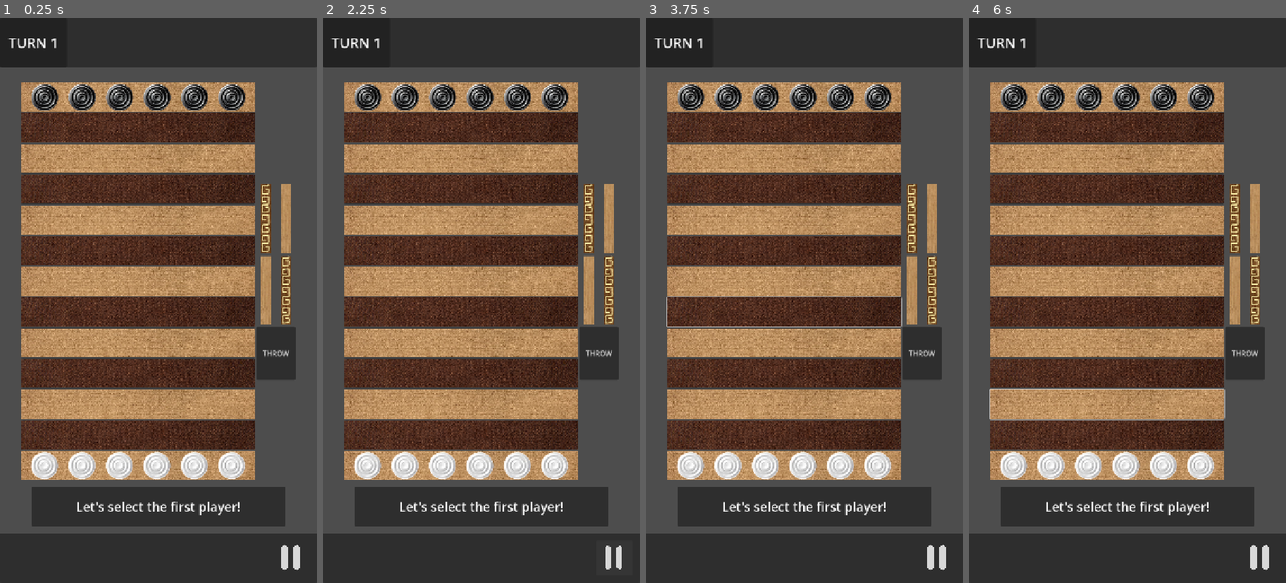
Above: before the commit, frames 1-4 (left to right).
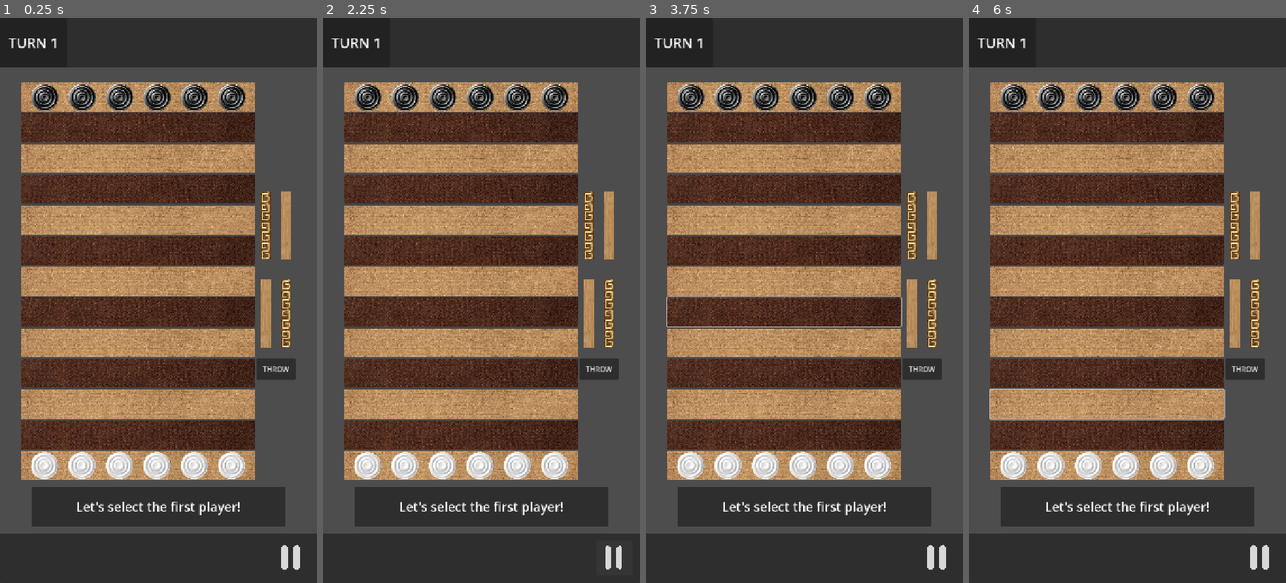
Above: after the commit, the same moments.

Repository: LeYohan-rgb/trad-games-hub
Game: Godot game, scene res://Scenes/bul_room.tscn
Two runs of this game, one before a commit and one after it. Both use one fixed random seed, a clock stepped at 60 frames per second and the inputs below. This scene is started directly instead of the project's main scene.
Inputs (mouse positions are in pixels of both pictures, inside the frame that each line leads up to):
- Up to frame 1 (0.25 s): no input
- Up to frame 2 (2.25 s): click (462, 97) at 0.52 s; click "THROW" at 1.25 s; click (614, 560) at 2 s
- Up to frame 3 (3.75 s): tap Enter at 2.75 s; move the mouse to (874, 272) at 2.77 s; hold Right 2.78-3.53 s; tap Alt at 2.85 s; click (874, 272) at 2.92 s; tap Space at 3.5 s; move the mouse to (741, 328) at 3.52 s; hold Down from 3.53 s (still down); tap Shift at 3.6 s
- Up to frame 4 (6 s): tap Enter at 4.25, 5.75 s; move the mouse to (1159, 176) at 4.27 s; release Down at 4.28 s; hold Right 4.28-5.03 s; tap Alt at 4.35, 5.85 s; tap Space at 5 s; move the mouse to (1111, 413) at 5.02 s; hold Up 5.03-5.78 s; tap Shift at 5.1 s; click (1111, 413) at 5.17 s; move the mouse to (1222, 385) at 5.77 s; hold Left from 5.78 s (still down)

The runs differ from the first frame. In frame 1, 1.3% of the frame differs, in the area x 81-94%, y 29-63%; in frame 2, 1.3%; in frame 3, 1.3%; in frame 4, 1.4%, in the area x 6-94%, y 29-71%.
Error after the commit: Attempt to call function 'get_node' in base 'null instance' on a null instance. (res://Scripts/bul_room.gd:80)

Commit message:
Defining a function to change the graphics of the board according to the game state

Diff:
--- a/Scenes/bul_room.tscn
+++ b/Scenes/bul_room.tscn
@@ -89,252 +89,291 @@
 size_flags_horizontal = 3
 size_flags_stretch_ratio = 3.0
 
-[node name="HBoxContainer" type="Panel" parent="main_container/board_container" unique_id=114139248]
-layout_mode = 2
-size_flags_vertical = 3
-
-[node name="Button" type="Button" parent="main_container/board_container/HBoxContainer" unique_id=613915924]
-layout_mode = 0
-offset_right = 531.0
-offset_bottom = 66.0
-size_flags_horizontal = 3
-theme_override_font_sizes/font_size = 36
-alignment = 0
-icon_alignment = 1
-expand_icon = true
-
-[node name="Sprite2D" type="Sprite2D" parent="main_container/board_container/HBoxContainer" unique_id=1532766503]
+[node name="Row13" type="Panel" parent="main_container/board_container" unique_id=114139248]
+layout_mode = 2
+size_flags_vertical = 3
+
+[node name="Sprite2D" type="Sprite2D" parent="main_container/board_container/Row13" unique_id=1532766503]
 position = Vector2(265.5, 33)
 scale = Vector2(0.5, 0.5)
 texture = ExtResource("2_i7i8d")
 
-[node name="HBoxContainer2" type="Panel" parent="main_container/board_container" unique_id=377302498]
-layout_mode = 2
-size_flags_vertical = 3
-
-[node name="Button" type="Button" parent="main_container/board_container/HBoxContainer2" unique_id=566727423]
-layout_mode = 0
-offset_right = 531.0
-offset_bottom = 66.0
-size_flags_horizontal = 3
-theme_override_font_sizes/font_size = 36
-alignment = 0
-icon_alignment = 1
-expand_icon = true
-
-[node name="Sprite2D" type="Sprite2D" parent="main_container/board_container/HBoxContainer2" unique_id=420338200]
+[node name="Button" type="Button" parent="main_container/board_container/Row13" unique_id=1840047621]
+layout_mode = 0
+offset_right = 531.0
+offset_bottom = 66.0
+size_flags_horizontal = 3
+theme_override_colors/font_color = Color(1, 1, 1, 1)
+theme_override_colors/font_outline_color = Color(0.958734, 0.5909437, 0.21333742, 1)
+theme_override_constants/outline_size = 10
+theme_override_font_sizes/font_size = 36
+flat = true
+icon_alignment = 1
+expand_icon = true
+
+[node name="Row12" type="Panel" parent="main_container/board_container" unique_id=377302498]
+layout_mode = 2
+size_flags_vertical = 3
+
+[node name="Sprite2D" type="Sprite2D" parent="main_container/board_container/Row12" unique_id=420338200]
 position = Vector2(265.5, 33)
 scale = Vector2(0.5, 0.5)
 texture = ExtResource("3_370nd")
 
-[node name="HBoxContainer3" type="Panel" parent="main_container/board_container" unique_id=559765025]
-layout_mode = 2
-size_flags_vertical = 3
-
-[node name="Button" type="Button" parent="main_container/board_container/HBoxContainer3" unique_id=1480514913]
-layout_mode = 0
-offset_right = 531.0
-offset_bottom = 66.0
-size_flags_horizontal = 3
-theme_override_font_sizes/font_size = 36
-alignment = 0
-icon_alignment = 1
-expand_icon = true
-
-[node name="Sprite2D" type="Sprite2D" parent="main_container/board_container/HBoxContainer3" unique_id=1652902451]
+[node name="Button" type="Button" parent="main_container/board_container/Row12" unique_id=2011065713]
+layout_mode = 0
+offset_right = 531.0
+offset_bottom = 66.0
+size_flags_horizontal = 3
+theme_override_colors/font_color = Color(1, 1, 1, 1)
+theme_override_colors/font_outline_color = Color(0.958734, 0.5909437, 0.21333742, 1)
+theme_override_constants/outline_size = 10
+theme_override_font_sizes/font_size = 36
+flat = true
+icon_alignment = 1
+expand_icon = true
+
+[node name="Row11" type="Panel" parent="main_container/board_container" unique_id=559765025]
+layout_mode = 2
+size_flags_vertical = 3
+
+[node name="Sprite2D" type="Sprite2D" parent="main_container/board_container/Row11" unique_id=1652902451]
 position = Vector2(265.5, 33)
 scale = Vector2(0.5, 0.5)
 texture = ExtResource("4_kvfss")
 
-[node name="HBoxContainer4" type="Panel" parent="main_container/board_container" unique_id=85371662]
-layout_mode = 2
-size_flags_vertical = 3
-
-[node name="Button" type="Button" parent="main_container/board_container/HBoxContainer4" unique_id=1619714111]
-layout_mode = 0
-offset_right = 531.0
-offset_bottom = 66.0
-size_flags_horizontal = 3
-theme_override_font_sizes/font_size = 36
-alignment = 0
-icon_alignment = 1
-expand_icon = true
-
-[node name="Sprite2D" type="Sprite2D" parent="main_container/board_container/HBoxContainer4" unique_id=1918034332]
+[node name="Button" type="Button" parent="main_container/board_container/Row11" unique_id=284152110]
+layout_mode = 0
+offset_right = 531.0
+offset_bottom = 66.0
+size_flags_horizontal = 3
+theme_override_colors/font_color = Color(1, 1, 1, 1)
+theme_override_colors/font_outline_color = Color(0.958734, 0.5909437, 0.21333742, 1)
+theme_override_constants/outline_size = 10
+theme_override_font_sizes/font_size = 36
+flat = true
+icon_alignment = 1
+expand_icon = true
+
+[node name="Row10" type="Panel" parent="main_container/board_container" unique_id=85371662]
+layout_mode = 2
+size_flags_vertical = 3
+
+[node name="Sprite2D" type="Sprite2D" parent="main_container/board_container/Row10" unique_id=1918034332]
 position = Vector2(265.5, 33)
 scale = Vector2(0.5, 0.5)
 texture = ExtResource("3_370nd")
 
-[node name="HBoxContainer5" type="Panel" parent="main_container/board_container" unique_id=1946474717]
-layout_mode = 2
-size_flags_vertical = 3
-
-[node name="Button" type="Button" parent="main_container/board_container/HBoxContainer5" unique_id=535162952]
-layout_mode = 0
-offset_right = 531.0
-offset_bottom = 66.0
-size_flags_horizontal = 3
-theme_override_font_sizes/font_size = 36
-alignment = 0
-icon_alignment = 1
-expand_icon = true
-
-[node name="Sprite2D" type="Sprite2D" parent="main_container/board_container/HBoxContainer5" unique_id=1538556993]
+[node name="Button" type="Button" parent="main_container/board_container/Row10" unique_id=512778505]
+layout_mode = 0
+offset_right = 531.0
+offset_bottom = 66.0
+size_flags_horizontal = 3
+theme_override_colors/font_color = Color(1, 1, 1, 1)
+theme_override_colors/font_outline_color = Color(0.958734, 0.5909437, 0.21333742, 1)
+theme_override_constants/outline_size = 10
+theme_override_font_sizes/font_size = 36
+flat = true
+icon_alignment = 1
+expand_icon = true
+
+[node name="Row9" type="Panel" parent="main_container/board_container" unique_id=1946474717]
+layout_mode = 2
+size_flags_vertical = 3
+
+[node name="Sprite2D" type="Sprite2D" parent="main_container/board_container/Row9" unique_id=1538556993]
 position = Vector2(265.5, 33)
 scale = Vector2(0.5, 0.5)
 texture = ExtResource("4_kvfss")
 
-[node name="HBoxContainer6" type="Panel" parent="main_container/board_container" unique_id=1196125770]
-layout_mode = 2
-size_flags_vertical = 3
-
-[node name="Button" type="Button" parent="main_container/board_container/HBoxContainer6" unique_id=2023096934]
-layout_mode = 0
-offset_right = 531.0
-offset_bottom = 66.0
-size_flags_horizontal = 3
-theme_override_font_sizes/font_size = 36
-alignment = 0
-icon_alignment = 1
-expand_icon = true
-
-[node name="Sprite2D" type="Sprite2D" parent="main_container/board_container/HBoxContainer6" unique_id=1757366194]
+[node name="Button" type="Button" parent="main_container/board_container/Row9" unique_id=1955238380]
+layout_mode = 0
+offset_right = 531.0
+offset_bottom = 66.0
+size_flags_horizontal = 3
+theme_override_colors/font_color = Color(1, 1, 1, 1)
+theme_override_colors/font_outline_color = Color(0.958734, 0.5909437, 0.21333742, 1)
+theme_override_constants/outline_size = 10
+theme_override_font_sizes/font_size = 36
+flat = true
+icon_alignment = 1
+expand_icon = true
+
+[node name="Row8" type="Panel" parent="main_container/board_container" unique_id=1196125770]
+layout_mode = 2
+size_flags_vertical = 3
+
+[node name="Sprite2D" type="Sprite2D" parent="main_container/board_container/Row8" unique_id=1757366194]
 position = Vector2(265.5, 33)
 scale = Vector2(0.5, 0.5)
 texture = ExtResource("3_370nd")
 
-[node name="HBoxContainer7" type="Panel" parent="main_container/board_container" unique_id=1134687611]
-layout_mode = 2
-size_flags_vertical = 3
-
-[node name="Button" type="Button" parent="main_container/board_container/HBoxContainer7" unique_id=1621813621]
-layout_mode = 0
-offset_right = 531.0
-offset_bottom = 66.0
-size_flags_horizontal = 3
-theme_override_font_sizes/font_size = 36
-alignment = 0
-icon_alignment = 1
-expand_icon = true
-
-[node name="Sprite2D" type="Sprite2D" parent="main_container/board_container/HBoxContainer7" unique_id=50455575]
+[node name="Button" type="Button" parent="main_container/board_container/Row8" unique_id=1183913839]
+layout_mode = 0
+offset_right = 531.0
+offset_bottom = 66.0
+size_flags_horizontal = 3
+theme_override_colors/font_color = Color(1, 1, 1, 1)
+theme_override_colors/font_outline_color = Color(0.958734, 0.5909437, 0.21333742, 1)
+theme_override_constants/outline_size = 10
+theme_override_font_sizes/font_size = 36
+flat = true
+icon_alignment = 1
+expand_icon = true
+
+[node name="Row7" type="Panel" parent="main_container/board_container" unique_id=1134687611]
+layout_mode = 2
+size_flags_vertical = 3
+
+[node name="Sprite2D" type="Sprite2D" parent="main_container/board_container/Row7" unique_id=50455575]
 position = Vector2(265.5, 33)
 scale = Vector2(0.5, 0.5)
 texture = ExtResource("4_kvfss")
 
-[node name="HBoxContainer8" type="Panel" parent="main_container/board_container" unique_id=400625392]
-layout_mode = 2
-size_flags_vertical = 3
-
-[node name="Button" type="Button" parent="main_container/board_container/HBoxContainer8" unique_id=1584626232]
-layout_mode = 0
-offset_right = 531.0
-offset_bottom = 66.0
-size_flags_horizontal = 3
-theme_override_font_sizes/font_size = 36
-alignment = 0
-icon_alignment = 1
-expand_icon = true
-
-[node name="Sprite2D" type="Sprite2D" parent="main_container/board_container/HBoxContainer8" unique_id=716034033]
+[node name="Button" type="Button" parent="main_container/board_container/Row7" unique_id=1019831637]
+layout_mode = 0
+offset_right = 531.0
+offset_bottom = 66.0
+size_flags_horizontal = 3
+theme_override_colors/font_color = Color(1, 1, 1, 1)
+theme_override_colors/font_outline_color = Color(0.958734, 0.5909437, 0.21333742, 1)
+theme_override_constants/outline_size = 10
+theme_override_font_sizes/font_size = 36
+flat = true
+icon_alignment = 1
+expand_icon = true
+
+[node name="Row6" type="Panel" parent="main_container/board_container" unique_id=400625392]
+layout_mode = 2
+size_flags_vertical = 3
+
+[node name="Sprite2D" type="Sprite2D" parent="main_container/board_container/Row6" unique_id=716034033]
 position = Vector2(265.5, 33)
 scale = Vector2(0.5, 0.5)
 texture = ExtResource("3_370nd")
 
-[node name="HBoxContainer9" type="Panel" parent="main_container/board_container" unique_id=739291564]
-layout_mode = 2
-size_flags_vertical = 3
-
-[node name="Button" type="Button" parent="main_container/board_container/HBoxContainer9" unique_id=1508205169]
-layout_mode = 0
-offset_right = 531.0
-offset_bottom = 66.0
-size_flags_horizontal = 3
-theme_override_font_sizes/font_size = 36
-alignment = 0
-icon_alignment = 1
-expand_icon = true
-
-[node name="Sprite2D" type="Sprite2D" parent="main_container/board_container/HBoxContainer9" unique_id=288707336]
+[node name="Button" type="Button" parent="main_container/board_container/Row6" unique_id=1536397518]
+layout_mode = 0
+offset_right = 531.0
+offset_bottom = 66.0
+size_flags_horizontal = 3
+theme_override_colors/font_color = Color(1, 1, 1, 1)
+theme_override_colors/font_outline_color = Color(0.958734, 0.5909437, 0.21333742, 1)
+theme_override_constants/outline_size = 10
+theme_override_font_sizes/font_size = 36
+flat = true
+icon_alignment = 1
+expand_icon = true
+
+[node name="Row5" type="Panel" parent="main_container/board_container" unique_id=739291564]
+layout_mode = 2
+size_flags_vertical = 3
+
+[node name="Sprite2D" type="Sprite2D" parent="main_container/board_container/Row5" unique_id=288707336]
 position = Vector2(265.5, 33)
 scale = Vector2(0.5, 0.5)
 texture = ExtResource("4_kvfss")
 
-[node name="HBoxContainer10" type="Panel" parent="main_container/board_container" unique_id=49406910]
-layout_mode = 2
-size_flags_vertical = 3
-
-[node name="Button" type="Button" parent="main_container/board_container/HBoxContainer10" unique_id=1296089318]
-layout_mode = 0
-offset_right = 531.0
-offset_bottom = 66.0
-size_flags_horizontal = 3
-theme_override_font_sizes/font_size = 36
-alignment = 0
-icon_alignment = 1
-expand_icon = true
-
-[node name="Sprite2D" type="Sprite2D" parent="main_container/board_container/HBoxContainer10" unique_id=1307663838]
+[node name="Button" type="Button" parent="main_container/board_container/Row5" unique_id=1729812468]
+layout_mode = 0
+offset_right = 531.0
+offset_bottom = 66.0
+size_flags_horizontal = 3
+theme_override_colors/font_color = Color(1, 1, 1, 1)
+theme_override_colors/font_outline_color = Color(0.958734, 0.5909437, 0.21333742, 1)
+theme_override_constants/outline_size = 10
+theme_override_font_sizes/font_size = 36
+flat = true
+icon_alignment = 1
+expand_icon = true
+
+[node name="Row4" type="Panel" parent="main_container/board_container" unique_id=49406910]
+layout_mode = 2
+size_flags_vertical = 3
+
+[node name="Sprite2D" type="Sprite2D" parent="main_container/board_container/Row4" unique_id=1307663838]
 position = Vector2(265.5, 33)
 scale = Vector2(0.5, 0.5)
 texture = ExtResource("3_370nd")
 
-[node name="HBoxContainer11" type="Panel" parent="main_container/board_container" unique_id=1954041186]
-layout_mode = 2
-size_flags_vertical = 3
-
-[node name="Button" type="Button" parent="main_container/board_container/HBoxContainer11" unique_id=736870863]
-layout_mode = 0
-offset_right = 531.0
-offset_bottom = 66.0
-size_flags_horizontal = 3
-theme_override_font_sizes/font_size = 36
-alignment = 0
-icon_alignment = 1
-expand_icon = true
-
-[node name="Sprite2D" type="Sprite2D" parent="main_container/board_container/HBoxContainer11" unique_id=1784997322]
+[node name="Button" type="Button" parent="main_container/board_container/Row4" unique_id=935340951]
+layout_mode = 0
+offset_right = 531.0
+offset_bottom = 66.0
+size_flags_horizontal = 3
+theme_override_colors/font_color = Color(1, 1, 1, 1)
+theme_override_colors/font_outline_color = Color(0.958734, 0.5909437, 0.21333742, 1)
+theme_override_constants/outline_size = 10
+theme_override_font_sizes/font_size = 36
+flat = true
+icon_alignment = 1
+expand_icon = true
+
+[node name="Row3" type="Panel" parent="main_container/board_container" unique_id=1954041186]
+layout_mode = 2
+size_flags_vertical = 3
+
+[node name="Sprite2D" type="Sprite2D" parent="main_container/board_container/Row3" unique_id=1784997322]
 position = Vector2(265.5, 33)
 scale = Vector2(0.5, 0.5)
 texture = ExtResource("4_kvfss")
 
-[node name="HBoxContainer12" type="Panel" parent="main_container/board_container" unique_id=1876368359]
-layout_mode = 2
-size_flags_vertical = 3
-
-[node name="Button" type="Button" parent="main_container/board_container/HBoxContainer12" unique_id=620791648]
-layout_mode = 0
-offset_right = 531.0
-offset_bottom = 66.0
-size_flags_horizontal = 3
-theme_override_font_sizes/font_size = 36
-alignment = 0
-icon_alignment = 1
-expand_icon = true
-
-[node name="Sprite2D" type="Sprite2D" parent="main_container/board_container/HBoxContainer12" unique_id=427650176]
+[node name="Button" type="Button" parent="main_container/board_container/Row3" unique_id=661467723]
+layout_mode = 0
+offset_right = 531.0
+offset_bottom = 66.0
+size_flags_horizontal = 3
+theme_override_colors/font_color = Color(1, 1, 1, 1)
+theme_override_colors/font_outline_color = Color(0.958734, 0.5909437, 0.21333742, 1)
+theme_override_constants/outline_size = 10
+theme_override_font_sizes/font_size = 36
+flat = true
+icon_alignment = 1
+expand_icon = true
+
+[node name="Row2" type="Panel" parent="main_container/board_container" unique_id=1876368359]
+layout_mode = 2
+size_flags_vertical = 3
+
+[node name="Sprite2D" type="Sprite2D" parent="main_container/board_container/Row2" unique_id=427650176]
 position = Vector2(265.5, 33)
 scale = Vector2(0.5, 0.5)
 texture = ExtResource("3_370nd")
 
-[node name="HBoxContainer13" type="Panel" parent="main_container/board_container" unique_id=62097218]
-layout_mode = 2
-size_flags_vertical = 3
-
-[node name="Button" type="Button" parent="main_container/board_container/HBoxContainer13" unique_id=1989064563]
-layout_mode = 0
-offset_right = 531.0
-offset_bottom = 66.0
-size_flags_horizontal = 3
-theme_override_font_sizes/font_size = 36
-alignment = 0
-icon_alignment = 1
-expand_icon = true
-
-[node name="Sprite2D" type="Sprite2D" parent="main_container/board_container/HBoxContainer13" unique_id=2032201999]
+[node name="Button" type="Button" parent="main_container/board_container/Row2" unique_id=1799242350]
+layout_mode = 0
+offset_right = 531.0
+offset_bottom = 66.0
+size_flags_horizontal = 3
+theme_override_colors/font_color = Color(1, 1, 1, 1)
+theme_override_colors/font_outline_color = Color(0.958734, 0.5909437, 0.21333742, 1)
+theme_override_constants/outline_size = 10
+theme_override_font_sizes/font_size = 36
+flat = true
+icon_alignment = 1
+expand_icon = true
+
+[node name="Row1" type="Panel" parent="main_container/board_container" unique_id=62097218]
+layout_mode = 2
+size_flags_vertical = 3
+
+[node name="Sprite2D" type="Sprite2D" parent="main_container/board_container/Row1" unique_id=2032201999]
 position = Vector2(265.5, 33)
 scale = Vector2(0.5, 0.5)
 texture = ExtResource("4_370nd")
+
+[node name="Button" type="Button" parent="main_container/board_container/Row1" unique_id=761979402]
+layout_mode = 0
+offset_right = 531.0
+offset_bottom = 66.0
+size_flags_horizontal = 3
+theme_override_colors/font_color = Color(1, 1, 1, 1)
+theme_override_colors/font_outline_color = Color(0.958734, 0.5909437, 0.21333742, 1)
+theme_override_constants/outline_size = 10
+theme_override_font_sizes/font_size = 36
+flat = true
+icon_alignment = 1
+expand_icon = true
 
 [node name="sticks_container" type="VBoxContainer" parent="main_container" unique_id=1639010885]
 layout_mode = 2
@@ -425,7 +464,7 @@
 [node name="throw_btn" type="Button" parent="main_container/sticks_container/VBoxContainer" unique_id=1089594756]
 layout_mode = 2
 size_flags_vertical = 3
-size_flags_stretch_ratio = 0.75
+size_flags_stretch_ratio = 0.25
 text = "THROW"
 
 [node name="bottom_space" type="Control" parent="main_container/sticks_container" unique_id=145791323]
--- a/Scripts/adjiboto_room.gd
+++ b/Scripts/adjiboto_room.gd
@@ -34,6 +34,7 @@
 var max_time_per_stone : float = 0.25
 
 
+var game_started : bool = false
 var going_to_replay : bool = false
 var holes_used_in_first_stage = []
 var holes_used_in_first_stage_bot = []
@@ -736,7 +737,11 @@
 
 func _on_quit_game_btn_pressed() -> void:
 	if game_paused == true:
-		return
+		if game_started == false and opposite_player_disconnected:
+			quit_game_btn()
+			return
+		else:
+			return
 
 	quit_game_btn()
 
@@ -759,6 +764,7 @@
 	entire_screen.hide()
 	entire_screen.modulate.a = entire_screen_fade_out
 	pause_panel.hide()
+	game_started = false
 	pause_btn.icon = load("res://Graphics/general_icons/pause_icon.png")
 	holes_used_in_first_stage = []
 	holes_used_in_first_stage_bot = []
@@ -773,8 +779,8 @@
 	is_pausing_game = false
 	game_paused = false
 	if not going_to_replay:
-		Global.players = []
-		Global.players_game_modes = []
+		Global.players = ["", ""]
+		Global.players_game_modes = [0, 0]
 	going_to_replay = false
 	Global.after_leaving_a_game()
 
@@ -886,6 +892,7 @@
 		await get_tree().create_timer(2.0).timeout
 		game_paused = false
 	message_label.text = "It's " + Global.players[whose_turn] + "'s turn!"
+	game_started = true
 
 
 
@@ -939,6 +946,7 @@
 		message_label.text = "It's " + Global.player_name + "'s turn!"
 	game_paused = false
 	game_resumed.emit()
+	game_started = true
 
 func return_player_or_bot_str(plr : int, is_capitalized : bool) -> String:
 	if plr == 0:
--- a/Scripts/bul_room.gd
+++ b/Scripts/bul_room.gd
@@ -5,20 +5,83 @@
 @onready var message_lbl = $message_container/message_panel/message_label
 
 
+var game_state : Dictionary = { #THE GAME STATE IS RELATIVE. [no, my_or_opp, direction] true -> enemy base.
+	1: [6, "my", true],
+	2: [0, "none", true],
+	3: [0, "none", true],
+	4: [0, "none", true],
+	5: [0, "none", true],
+	6: [0, "none", true],
+	7: [0, "none", true],
+	8: [0, "none", true],
+	9: [0, "none", true],
+	10: [0, "none", true],
+	11: [0, "none", true],
+	12: [0, "none", true],
+	13: [0, "none", true],
+	"my_captured" : 0,
+	"opp_captured" : 0
+}
+
+var row_nodes : Dictionary = { #THIS IS RELATIVE TOO
+	1: $main_container/board_container/Row1,
+	2: $main_container/board_container/Row2,
+	3: $main_container/board_container/Row3,
+	4: $main_container/board_container/Row4,
+	5: $main_container/board_container/Row5,
+	6: $main_container/board_container/Row6,
+	7: $main_container/board_container/Row7,
+	8: $main_container/board_container/Row8,
+	9: $main_container/board_container/Row9,
+	10: $main_container/board_container/Row10,
+	11: $main_container/board_container/Row11,
+	12: $main_container/board_container/Row12,
+	13: $main_container/board_container/Row13
+}
+
 var game_paused = false
 # Called when the node enters the scene tree for the first time.
 func _ready() -> void:
 	set_up()
 
+	if Global.game_mode == 0:
+		multiplayer.peer_disconnected.connect(_on_peer_disconnected)
+		multiplayer.server_disconnected.connect(_on_server_disconnected)
+
+func _on_peer_disconnected():
+	pass
+
+func _on_server_disconnected():
+	pass
+
 func set_up():
 	game_paused = true
 
+	set_up_the_board(game_state)
 	#SET UP PLAYERS NAMES
 	my_plr_lbl.text = return_my_or_opp_plr_string("my")
 	opp_plr_lbl.text = return_my_or_opp_plr_string("opp")
 
 	message_lbl.text = "Let's select the first player!"
 
+func return_is_the_host_str() -> String:
+	if multiplayer.is_server():
+		return "host"
+	else:
+		return "client"
+
+	return ""
+
+func set_up_the_board(current_game_state): #everything dealing with game state is relative
+	if Global.game_mode == 0:
+		if multiplayer.is_server(): #host POV
+			for i in range(1,14):
+				if i in [1, 13]:
+					row_nodes[i].get_node("Sprite2D").texture = load("res://Graphics/bul_game/" + return_is_the_host_str() +  "_pieces_" + str(current_game_state[i][0]) + ".png")
+				else:
+					pass
+		else: #client POV
+			pass
 
 func reset_all_variables():
 	game_paused = false
Binary file added: Graphics/bul_game/client_pieces_0.png
Not shown, added: Graphics/bul_game/client_pieces_0.png.import
Binary file added: Graphics/bul_game/client_pieces_1.png
Not shown, added: Graphics/bul_game/client_pieces_1.png.import
Binary file added: Graphics/bul_game/client_pieces_2.png
Not shown, added: Graphics/bul_game/client_pieces_2.png.import
Binary file added: Graphics/bul_game/client_pieces_3.png
Not shown, added: Graphics/bul_game/client_pieces_3.png.import
Binary file added: Graphics/bul_game/client_pieces_4.png
Not shown, added: Graphics/bul_game/client_pieces_4.png.import
Binary file added: Graphics/bul_game/client_pieces_5.png
Not shown, added: Graphics/bul_game/client_pieces_5.png.import
(and 12 more such lines)
